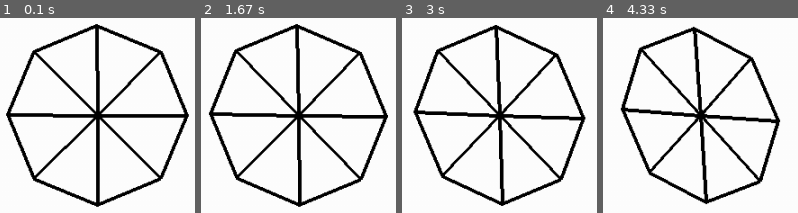
Above: before the commit, frames 1-4 (left to right).
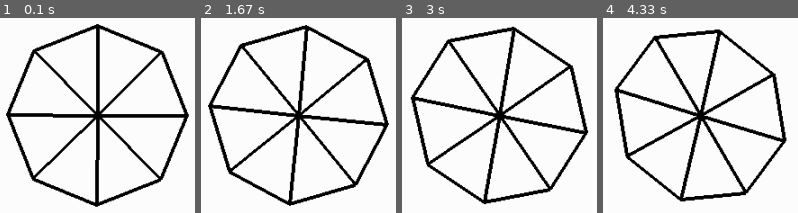
Above: after the commit, the same moments.

Repository: Mikluki/Geometric-modelling-hw
Game: pygame game, started from Lab 3/pygame_lab3.py
Two runs of this game, one before a commit and one after it. Both use one fixed random seed, a clock stepped at 60 frames per second and the inputs below.
Inputs:
- Up to frame 1 (0.1 s): no input
- Up to frame 2 (1.67 s): no input
- Up to frame 3 (3 s): no input
- Up to frame 4 (4.33 s): no input

The runs differ from the first frame. In frame 1, 4.8% of the frame differs, in the area x 4-96%, y 3-97%; in frame 2, 18%; in frame 3, 21%; in frame 4, 22%, in the area x 5-95%, y 4-96%.

Commit message:
rotation xyz

Diff:
--- a/Lab 3/pygame_lab3.py
+++ b/Lab 3/pygame_lab3.py
@@ -84,8 +84,8 @@
 
 def get_matrix_Rz(angle):
     rz = np.matrix([
-        [0, np.cos(angle), -np.sin(angle), 0],
-        [0, np.sin(angle),  np.cos(angle), 0],
+        [np.cos(angle), -np.sin(angle), 0, 0],
+        [np.sin(angle),  np.cos(angle), 0, 0],
         [0,             0,              1, 0],
         [0,             0,              0, 1]])
 
@@ -250,8 +250,8 @@
         # update stuff
         # w.translate(*translation)
         w.rotate_x(0.001)
-        w.rotate_y(0.002)
-        # w.rotate_z(0.001)
+        w.rotate_y(0.001)
+        w.rotate_z(0.001)
 
 
         w.draw()
